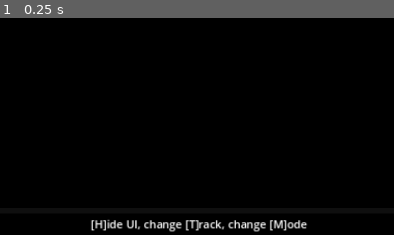
Above: before the commit, frame 1.
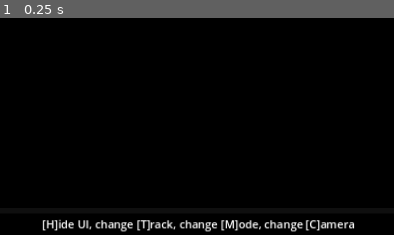
Above: after the commit, the same moment.

Repository: JDS890/CSC475-DSP-Visualisation
Game: Godot game, scene res://Scenes/spectrogram_stems/spectrogram_stems.tscn
The game is run twice, just before and just after one commit, with the same random seed, the same clock (stepped at 60 frames per second) and the same inputs.
Inputs:
- Up to frame 1 (0.25 s): no input
The pictures show only the part of the screen within x 25-75%, y 50-100%; the shares and areas given below are measured in that part.

The runs differ from the first frame. In frame 1, 2.5% of the frame differs, in the area x 10-90%, y 92-99%.

Commit message:
Add various camera angles

Diff:
--- a/Scenes/UI_scene.tscn
+++ b/Scenes/UI_scene.tscn
@@ -180,7 +180,7 @@
 offset_right = 20.0
 grow_horizontal = 2
 grow_vertical = 0
-text = "[H]ide UI, change [T]rack, change [M]ode"
+text = "[H]ide UI, change [T]rack, change [M]ode, change [C]amera"
 
 [node name="Button" type="Button" parent="HBoxContainer/Middle Spacer"]
 visible = false
--- a/Scenes/spectrogram_stems/camera.gd
+++ b/Scenes/spectrogram_stems/camera.gd
@@ -1,6 +1,8 @@
 extends Camera3D
 
 @export var camera_target: MeshInstance3D
+
+# test here
 
 # Modifier keys' speed multiplier
 const SHIFT_MULTIPLIER = 2.5
--- a/Scenes/spectrogram_stems/spectrogram_stems.tscn
+++ b/Scenes/spectrogram_stems/spectrogram_stems.tscn
@@ -9,21 +9,39 @@
 [node name="Spectrograms" type="Node3D"]
 script = ExtResource("1_ihkls")
 
-[node name="FreeCam" type="Camera3D" parent="."]
-transform = Transform3D(0.356966, 0.625143, -0.694097, 0, 0.743051, 0.669234, 0.934117, -0.238894, 0.265244, 4.18606, 10, 1.93885)
-current = true
-script = ExtResource("2_pih38")
-
 [node name="S1" parent="." instance=ExtResource("3_2mdqd")]
-
-[node name="OrthoCam" type="Camera3D" parent="."]
-transform = Transform3D(1, 0, 0, 0, 1, 0, 0, 0, 1, 132.379, 22.5764, 75.8617)
-projection = 1
-size = 72.833
 
 [node name="UICanvas" parent="." instance=ExtResource("4_dahan")]
 
 [node name="skybox" parent="." instance=ExtResource("5_3kphs")]
+transform = Transform3D(1, 0, 0, 0, 1, 0, 0, 0, 1, -100, -400, 0)
+
+[node name="Cameras" type="Node3D" parent="."]
+
+[node name="P_AngleLeft" type="Camera3D" parent="Cameras"]
+transform = Transform3D(0.599024, 0.433763, -0.673068, 0, 0.840567, 0.541708, 0.800731, -0.324496, 0.503519, -1.669, 5.855, 1.939)
+script = ExtResource("2_pih38")
+
+[node name="P_AngleRight" type="Camera3D" parent="Cameras"]
+transform = Transform3D(0.667833, -0.415136, 0.617788, 0, 0.830012, 0.557745, -0.744312, -0.37248, 0.554309, 128.655, 5.855, 1.939)
+script = ExtResource("2_pih38")
+
+[node name="P_Front" type="Camera3D" parent="Cameras"]
+transform = Transform3D(1, 0, 0, 0, 0.744312, 0.667833, 0, -0.667833, 0.744312, 64.204, 46.166, 23.332)
+current = true
+size = 150.0
+script = ExtResource("2_pih38")
+
+[node name="O_Front" type="Camera3D" parent="Cameras"]
+transform = Transform3D(1, 0, 0, 0, 0.840567, 0.541708, 0, -0.541708, 0.840567, 63.729, 49.566, 71.457)
+projection = 1
+size = 73.865
+script = ExtResource("2_pih38")
+
+[node name="P_Top" type="Camera3D" parent="Cameras"]
+transform = Transform3D(1, 0, 0, 0, -4.37114e-08, 1, 0, -1, -4.37114e-08, 64.064, 48.971, 0)
+size = 150.0
+script = ExtResource("2_pih38")
 
 [connection signal="toggle_playstop" from="UICanvas" to="." method="_on_ui_canvas_toggle_playstop"]
 [connection signal="toggle_stem" from="UICanvas" to="." method="_on_ui_canvas_toggle_stem"]
--- /dev/null
+++ b/Scenes/spectrogram_stems/spectrum_3d.tres
@@ -0,0 +1,50 @@
+[gd_resource type="VisualShader" load_steps=4 format=3 uid="uid://dks0ait3yfjd3"]
+
+[sub_resource type="VisualShaderNodeColorConstant" id="VisualShaderNodeColorConstant_mwskj"]
+constant = Color(0.0999999, 0, 1, 1)
+
+[sub_resource type="VisualShaderNodeColorConstant" id="VisualShaderNodeColorConstant_xgg34"]
+constant = Color(1, 0, 0, 1)
+
+[sub_resource type="VisualShaderNodeFloatConstant" id="VisualShaderNodeFloatConstant_y1wcg"]
+constant = 1.0
+
+[resource]
+code = "shader_type spatial;
+render_mode blend_mix, depth_draw_opaque, cull_back, diffuse_lambert, specular_schlick_ggx;
+
+
+
+
+void fragment() {
+// ColorConstant:2
+	vec4 n_out2p0 = vec4(0.100000, 0.000000, 1.000000, 1.000000);
+
+
+// FloatConstant:4
+	float n_out4p0 = 1.000000;
+
+
+// ColorConstant:3
+	vec4 n_out3p0 = vec4(1.000000, 0.000000, 0.000000, 1.000000);
+
+
+// Output:0
+	ALBEDO = vec3(n_out2p0.xyz);
+	METALLIC = n_out4p0;
+	ROUGHNESS = n_out4p0;
+	SPECULAR = n_out4p0;
+	EMISSION = vec3(n_out4p0);
+	RIM = n_out3p0.x;
+
+
+}
+"
+graph_offset = Vector2(-263.341, 136.615)
+nodes/fragment/2/node = SubResource("VisualShaderNodeColorConstant_mwskj")
+nodes/fragment/2/position = Vector2(20, 300)
+nodes/fragment/3/node = SubResource("VisualShaderNodeColorConstant_xgg34")
+nodes/fragment/3/position = Vector2(40, 440)
+nodes/fragment/4/node = SubResource("VisualShaderNodeFloatConstant_y1wcg")
+nodes/fragment/4/position = Vector2(-63.0918, 364.971)
+nodes/fragment/connections = PackedInt32Array(2, 0, 0, 0, 3, 0, 0, 11, 4, 0, 0, 4, 4, 0, 0, 5, 4, 0, 0, 2, 4, 0, 0, 3)
--- a/Scripts/spectrograms.gd
+++ b/Scripts/spectrograms.gd
@@ -98,6 +98,35 @@
 		spec_mode = (spec_mode + 1) % Global.SPECMODES.size()
 		material.set_shader_parameter("mode", spec_mode)
 		print("change_mode pressed!")
+
+	elif Input.is_action_just_pressed("change_camera"):
+
+		# Get all children of the $Cameras node
+		var cameras = $Cameras.get_children()
+		print("Cameras: ", cameras)
+
+		# Find the current camera
+		var current_camera = null
+		for camera in cameras:
+			if camera.is_current():
+				current_camera = camera
+				break
+
+		# Find the next camera
+		var next_camera = null
+		for i in range(cameras.size()):
+			if cameras[i] == current_camera:
+				next_camera = cameras[(i + 1) % cameras.size()]
+				break
+
+		# Set the next camera as current
+		if next_camera:
+			next_camera.set_current(true)
+			print("Switched to camera: ", next_camera.get_name())
+		else:
+			print("No cameras found!")
+
+
 
 
 func _process(_delta):
--- a/Shaders/spectrogram_stem.gdshader
+++ b/Shaders/spectrogram_stem.gdshader
@@ -128,7 +128,10 @@
 			//ALBEDO = spec_colors[0].rgb;
 		//}
 	}
+	//if (ALPHA < 0.99) {
 	ALPHA = alpha;
+	//}
+	//RIM = 1.0;
 }
 
 //void light() {
--- a/project.godot
+++ b/project.godot
@@ -63,6 +63,11 @@
 "events": [Object(InputEventKey,"resource_local_to_scene":false,"resource_name":"","device":-1,"window_id":0,"alt_pressed":false,"shift_pressed":false,"ctrl_pressed":false,"meta_pressed":false,"pressed":false,"keycode":0,"physical_keycode":77,"key_label":0,"unicode":109,"echo":false,"script":null)
 ]
 }
+change_camera={
+"deadzone": 0.5,
+"events": [Object(InputEventKey,"resource_local_to_scene":false,"resource_name":"","device":-1,"window_id":0,"alt_pressed":false,"shift_pressed":false,"ctrl_pressed":false,"meta_pressed":false,"pressed":false,"keycode":0,"physical_keycode":67,"key_label":0,"unicode":99,"echo":false,"script":null)
+]
+}
 
 [rendering]
 
Not shown: 1 places in Scenes/UI_scene.tscn that only renumber resources
Not shown: 1 places in Scenes/spectrogram_stems/spectrum_3d.tscn that only renumber resources
